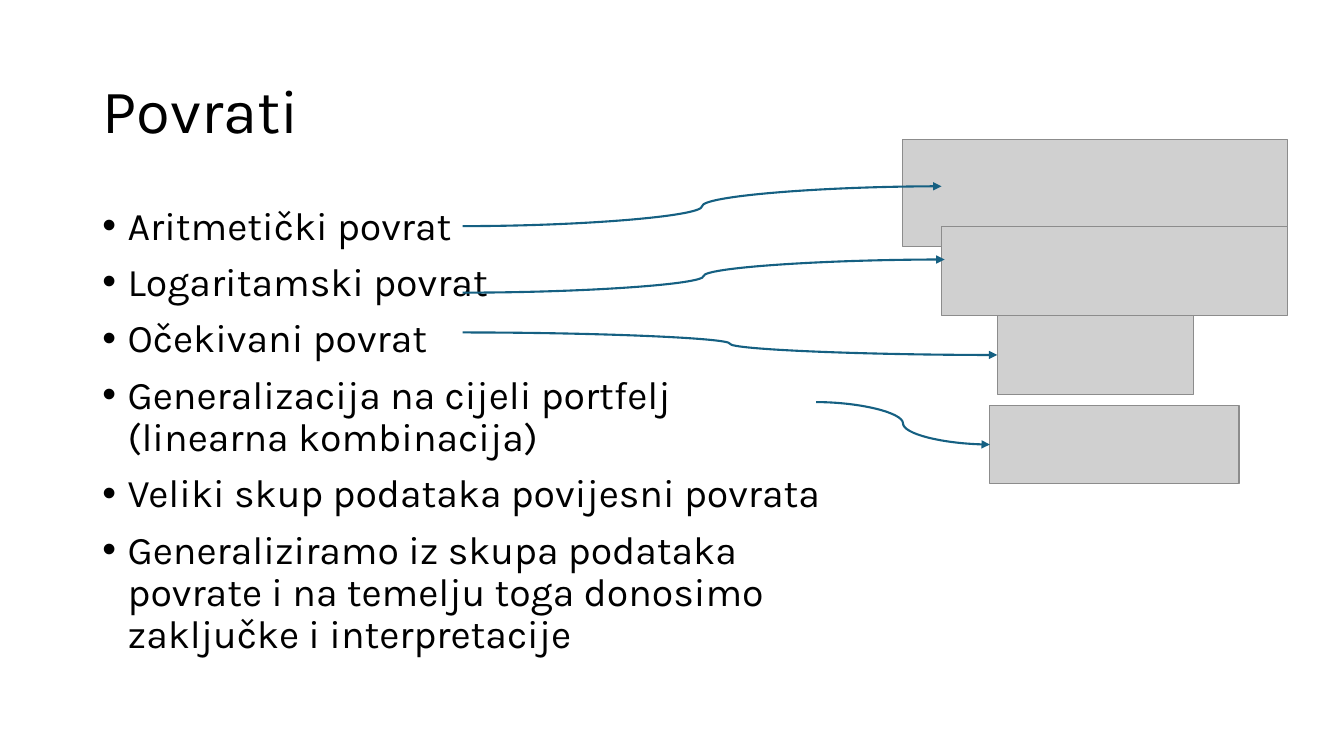
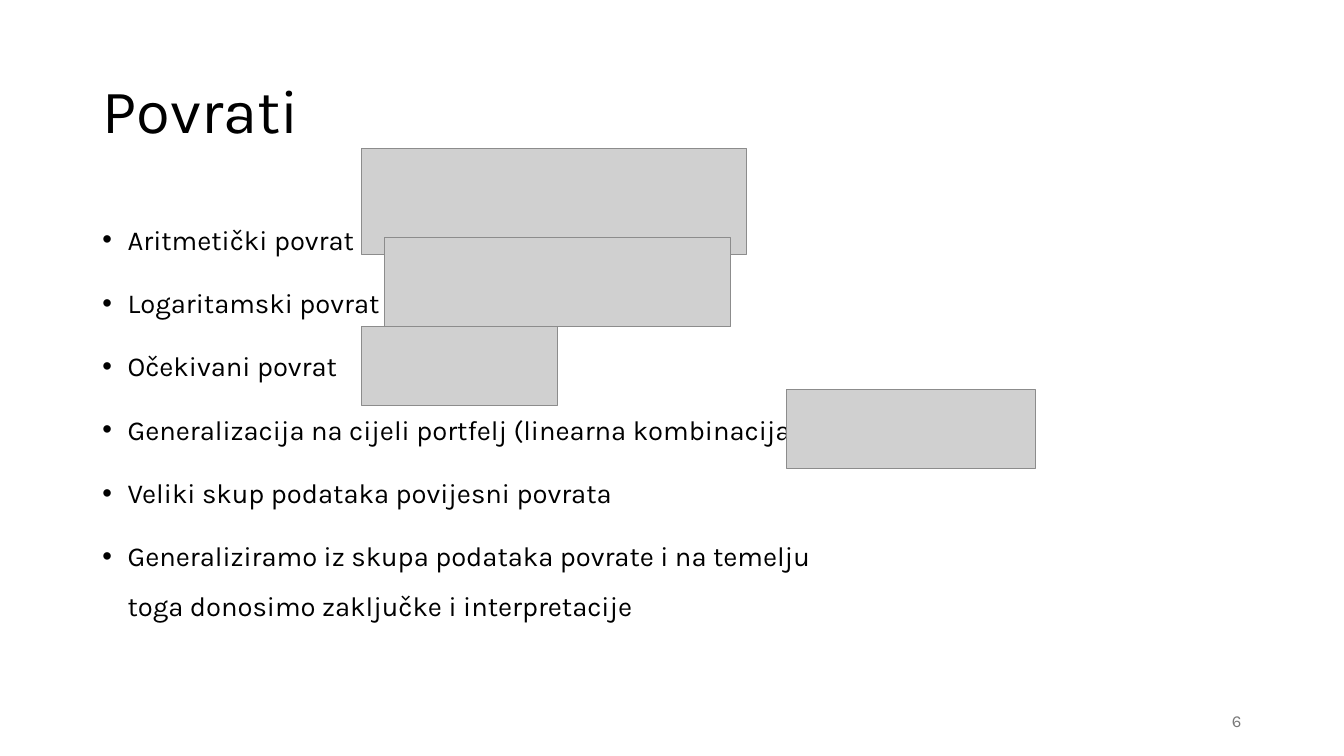
Before and after one commit to IvanDzanija/PortfolioSimulator, a slide deck: slide 6 of Preza.pptx (slide 5 before the commit). Drawn at 1344x756 pixels with LibreOffice and Linux fonts; fonts in the diff are those of the drawing; grey boxes stand for pictures. Boxes give left, top, right and bottom in pixels: in the first picture for what was removed or moved away, otherwise in the second. Text is boxed around its words. In the diff, an @@ line names an element or a change of style, - is before the commit and + after.

```diff
--- a/Preza.pptx
+++ b/Preza.pptx
@@ picture: place and size @@
-picture at [903,140,1289,247]
+picture at [362,148,747,255]
@@ text "Aritmetički povrat" at [128,229,810,623]: size 28 to 19.6 pt; line spacing 0.9 to 1.5 @@
@@ curved arrow removed from (463, 226) to (942, 187) @@
@@ picture: place and size @@
-picture at [942,226,1288,316]
+picture at [385,237,731,327]
@@ curved arrow removed from (463, 292) to (945, 259) @@
@@ picture: place and size @@
-picture at [997,316,1193,394]
+picture at [362,327,558,405]
@@ curved arrow removed from (463, 333) to (997, 355) @@
@@ picture: place and size @@
-picture at [990,405,1239,484]
+picture at [786,390,1035,469]
@@ curved arrow removed from (817, 402) to (990, 445) @@
@@ page number added at [1232,716,1242,727], 12 pt, text #797979 @@
+6
```
Also in this commit, not shown: 12 other slides changed, 2 slides added, 1 slide removed.
